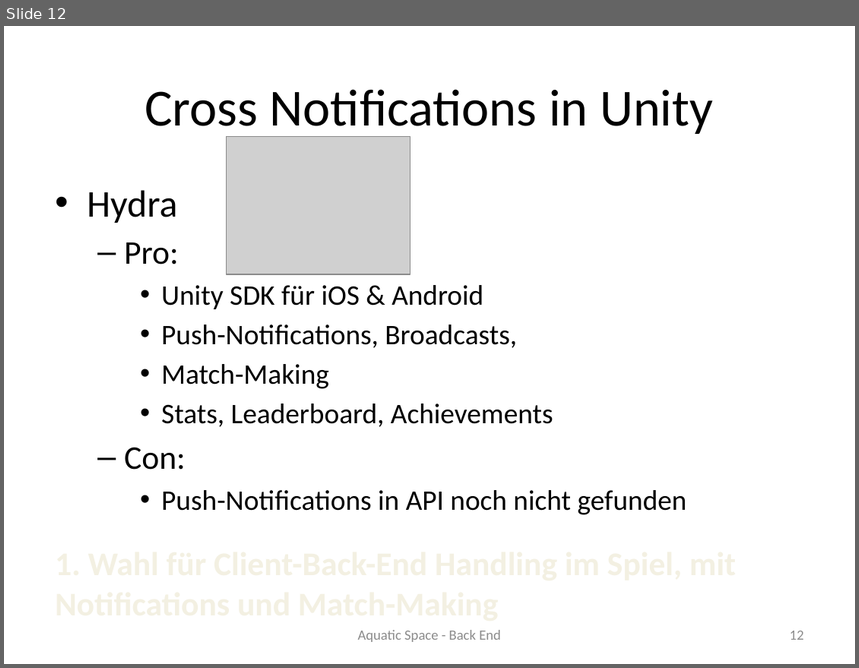
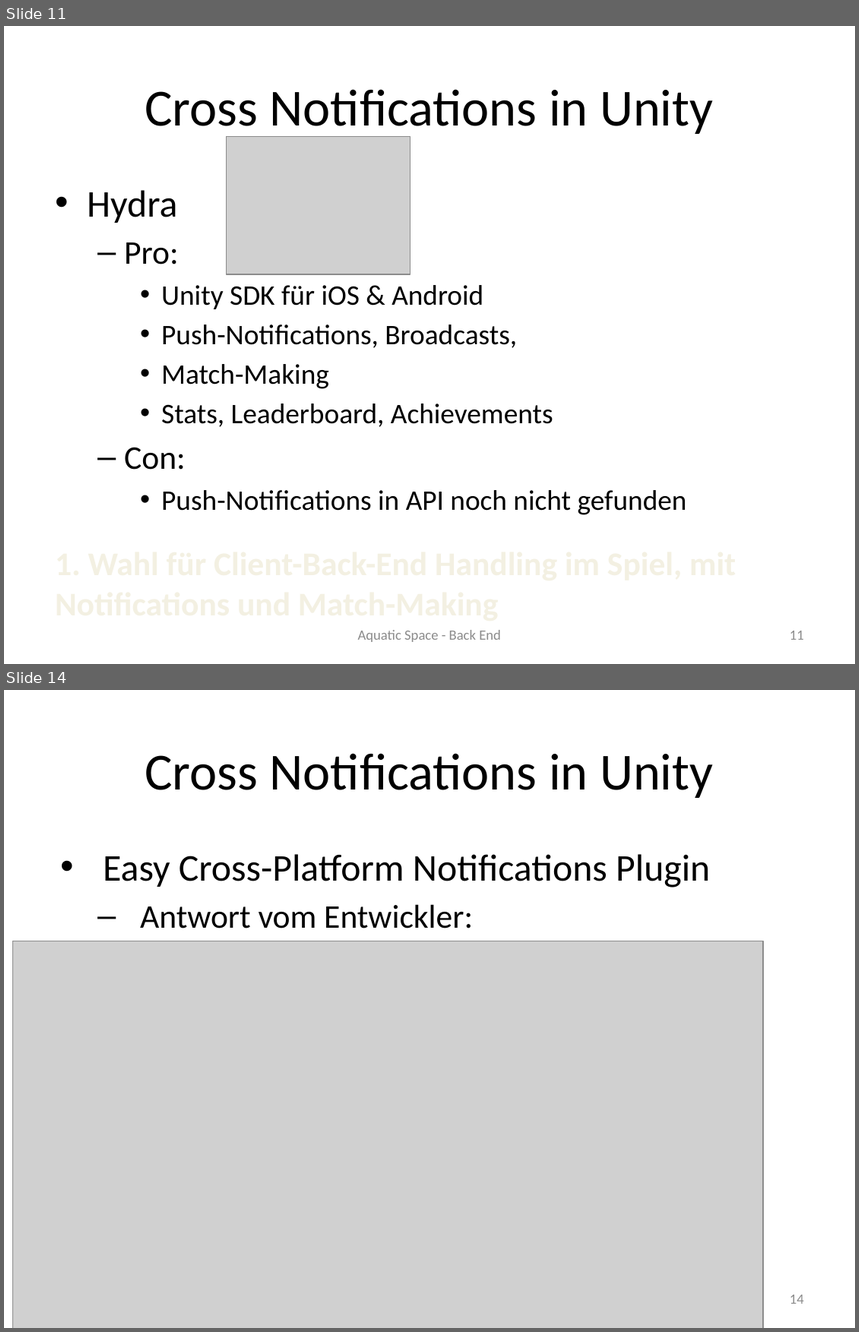
Before and after one commit to Mobiletainment/Health-Game, a slide deck: Dokumentation/Back End.pptx. Shown one above the other, each under a label of ours: slide 12 before the commit, slides 11 and 14 after it; the slides between them are not shown. The pictures are 859x668 and 859x1332 pixels, drawn with LibreOffice and Linux fonts; fonts in the diff are those of the drawing; grey boxes stand for pictures. Boxes give left, top, right and bottom in pixels: in the first picture for what was removed or moved away, otherwise in the second. Text is boxed around its words. In the diff, an @@ line names an element or a change of style, - is before the commit and + after.

Commit message:
reasoning back-end decision for Cross-Platform Notifications Plugin for Unity

```diff
--- a/Dokumentation/Back End.pptx
+++ b/Dokumentation/Back End.pptx
@@ slide 14 added at [4,690,855,1328], background #FFFFFF @@
@@ title added at [145,753,713,798], 44 pt, text #000000 @@
+Cross Notifications in Unity
@@ text added at [103,854,710,929], 32 pt, text #000000 @@
+• Easy Cross-Platform Notifications Plugin
+  – Antwort vom Entwickler:
@@ picture added at [12,941,763,1328] @@
@@ page number added at [790,1295,804,1304], 12 pt, text #8C8C8C @@
+14
@@ what was slide 12 is now slide 11 @@
@@ page number at [790,631,804,640]: text changed @@
-12
+11
```
Also in this commit, not shown: 1 slide changed, 1 other slide added.
